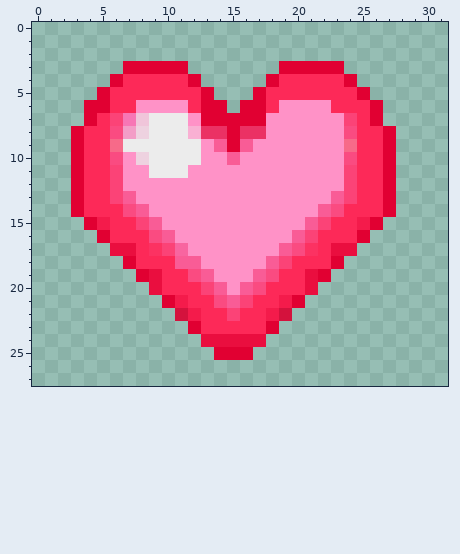
File history of a pixel-art sprite, Graphics/Pictures/Pokemon Amie/affect.png. Above is the file before it was changed.
The file is 32x28 pixels. Colours within 5 levels of each other are drawn and written as one.
Once edited:
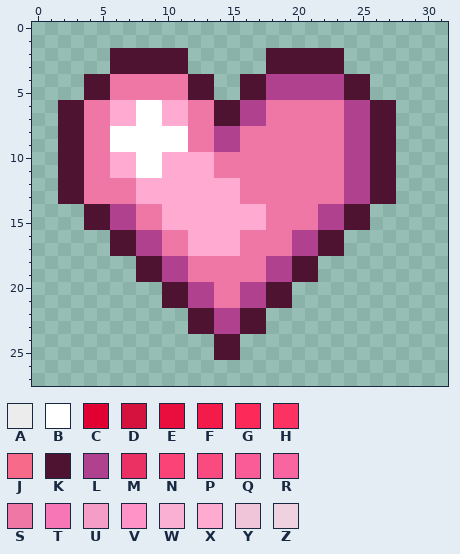
Palette (. is transparent): A #ececec  B #ffffff  C #e10032  D #d4123d  E #ea0e3f  F #f41b4b  G #fd2958  H #fc3262  J #f76a89  K #4d1330  L #af418f  M #eb3164  N #fb4377  P #fa4b81  Q #f95c96  R #f865a0  S #ef77a5  T #f776b5  U #f39dc7  V #ff92c7  W #f9b0d3  X #ffabd1  Y #f0c5da  Z #eed2e0
The edit:
Changed rows in their new state; - is an unchanged pixel.
first column x 2:
 2 ----KKKKKK------KKKKKK----
 3 ----KKKKKK------KKKKKK----
 4 --KKSSSSSSKK--KKLLLLLLKK--
 5 --KKSSSSSSKK--KKLLLLLLKK--
 6 KKSSXXBBXXSSKKLLSSSSSSLLKK
 7 KKSSXXBBXXSSKKLLSSSSSSLLKK
 8 KKSSBBBBBBSSLLSSSSSSSSLLKK
 9 KKSSBBBBBBSSLLSSSSSSSSLLKK
10 KKSSXXBBXXXXSSSSSSSSSSLLKK
11 KKSSXXBBXXXXSSSSSSSSSSLLKK
12 KKSSSSXXXXXXXXSSSSSSSSLLKK
13 KKSSSSXXXXXXXXSSSSSSSSLLKK
14 -.KKLLSSXXXXXXXXSSSSLLKK..
15 --KKLLSSXXXXXXXXSSSSLLKK.-
16 ---.KKLLSSXXXXSSSSLLKK..--
17 ----KKLLSSXXXXSSSSLLKK.---
18 -----.KKLLSSSSSSLLKK..----
19 ------KKLLSSSSSSLLKK.-----
20 -------.KKLLSSLLKK..------
21 --------KKLLSSLLKK.-------
22 ---------.KKLLKK..--------
23 ----------KKLLKK.---------
24 -----------.KK..----------
25 ------------KK.-----------
Pixel boxes of the changes (left, top, right, bottom) in both pictures:
changed: (58, 48, 396, 360)
